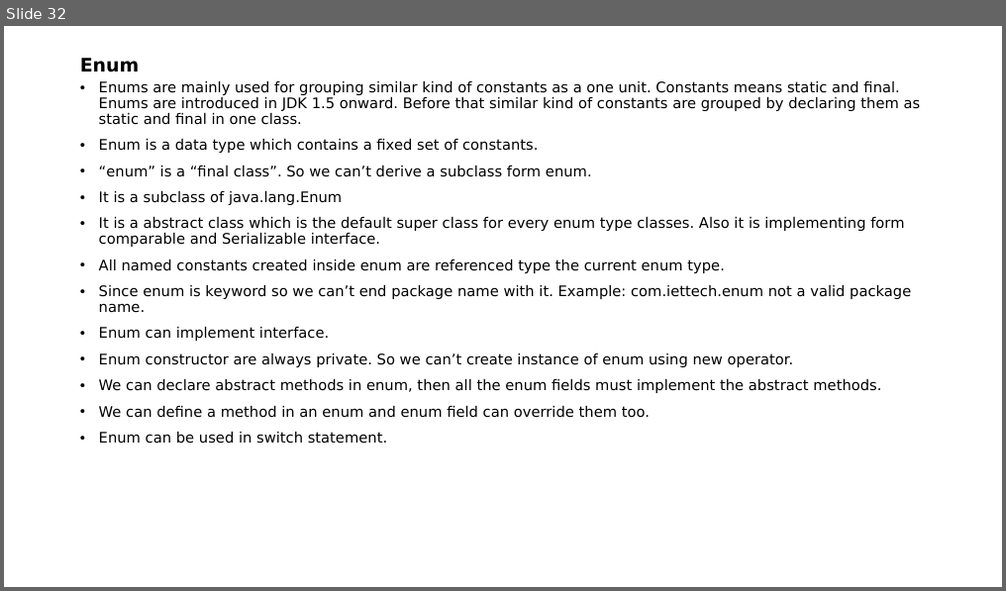
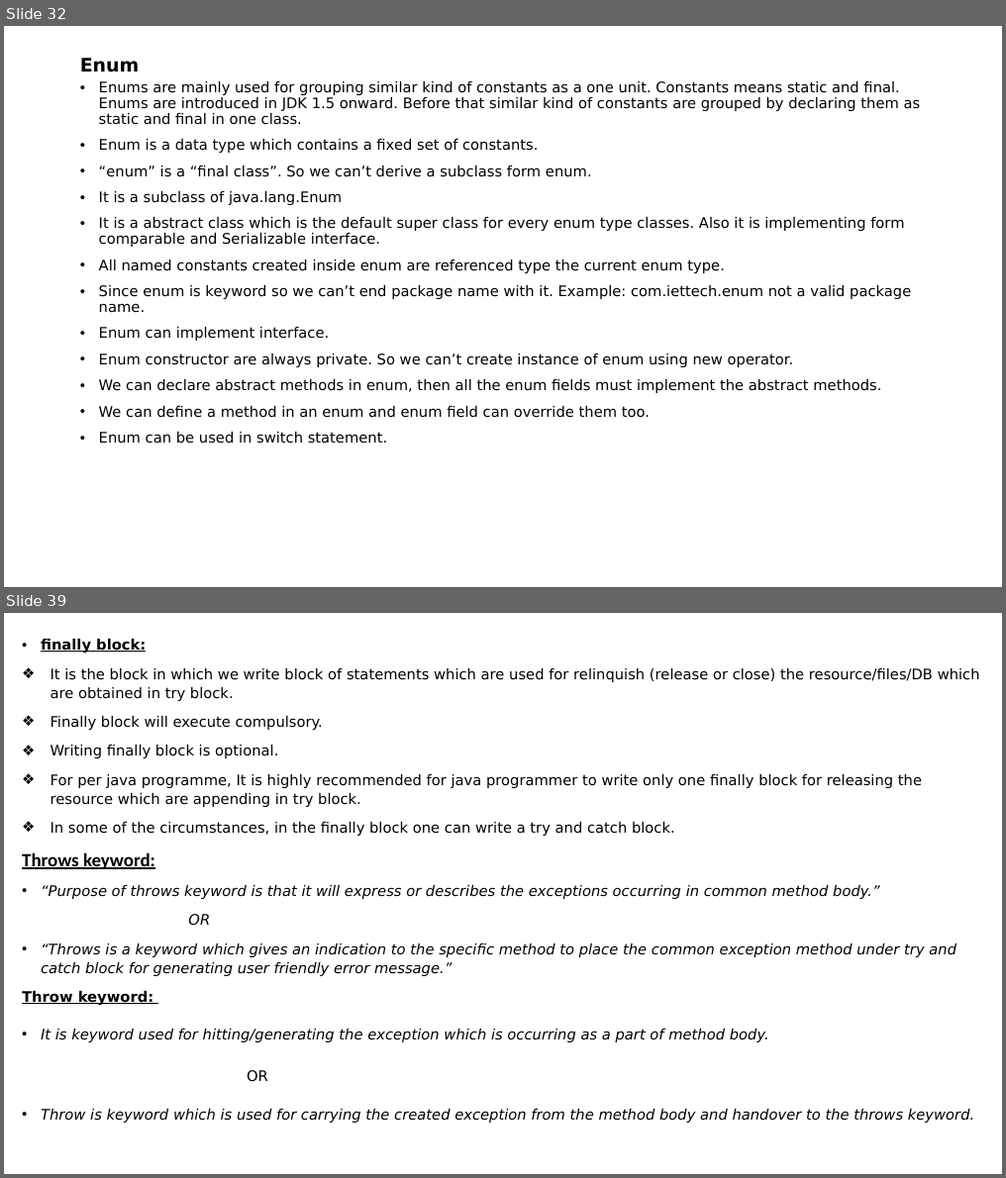
Before and after one commit to indrajeetydv/FSWDT, a slide deck: CoreJavaNotes.pptx. Shown one above the other, each under a label of ours: slide 32 before the commit, slides 32 and 39 after it; the slides between them are not shown. The pictures are 1006x591 and 1006x1178 pixels, drawn with LibreOffice and Linux fonts; fonts in the diff are those of the drawing. Boxes give left, top, right and bottom in pixels: in the first picture for what was removed or moved away, otherwise in the second. Text is boxed around its words. In the diff, an @@ line names an element or a change of style, - is before the commit and + after.

Commit message:
exception topics

```diff
--- a/CoreJavaNotes.pptx
+++ b/CoreJavaNotes.pptx
@@ slide 39 added at <box>4,613,1002,1174</box>, background #FFFFFF @@
@@ text added at <box>22,639,980,1123</box>, 14 pt, text #000000 @@
+• finally block:
+❖ It is the block in which we write block of statements which are used for relinquish (release or close) the resource/files/DB which are obtained in try block.
+❖ Finally block will execute compulsory.
+❖ Writing finally block is optional.
+❖ For per java programme, It is highly recommended for java programmer to write only one finally block for releasing the resource which are appending in try block.
+❖ In some of the circumstances, in the finally block one can write a try and catch block.
+Throws keyword:
+• “Purpose of throws keyword is that it will express or describes the exceptions occurring in common method body.”
+OR
+• “Throws is a keyword which gives an indication to the specific method to place the common exception method under try and catch block for generating user friendly error message.”
+Throw keyword:
+• It is keyword used for hitting/generating the exception which is occurring as a part of method body.
+OR
+• Throw is keyword which is used for carrying the created exception from the method body and handover to the throws keyword.
```
Also in this commit, not shown: 7 other slides added.
